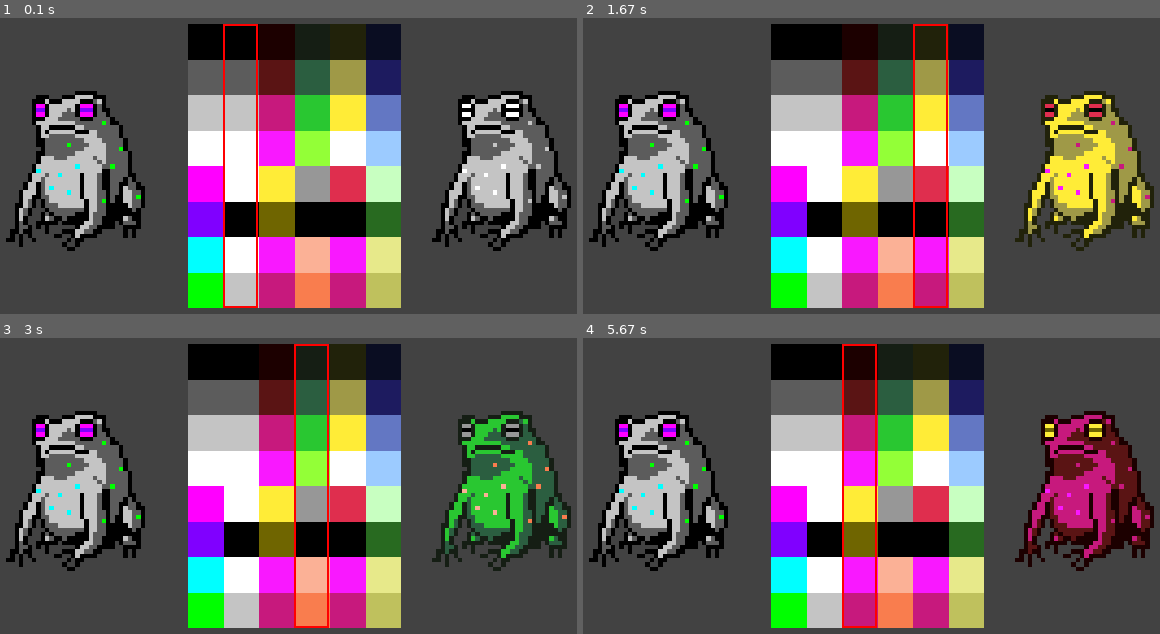
Above: before the commit, frames 1-4 (two rows, left to right).
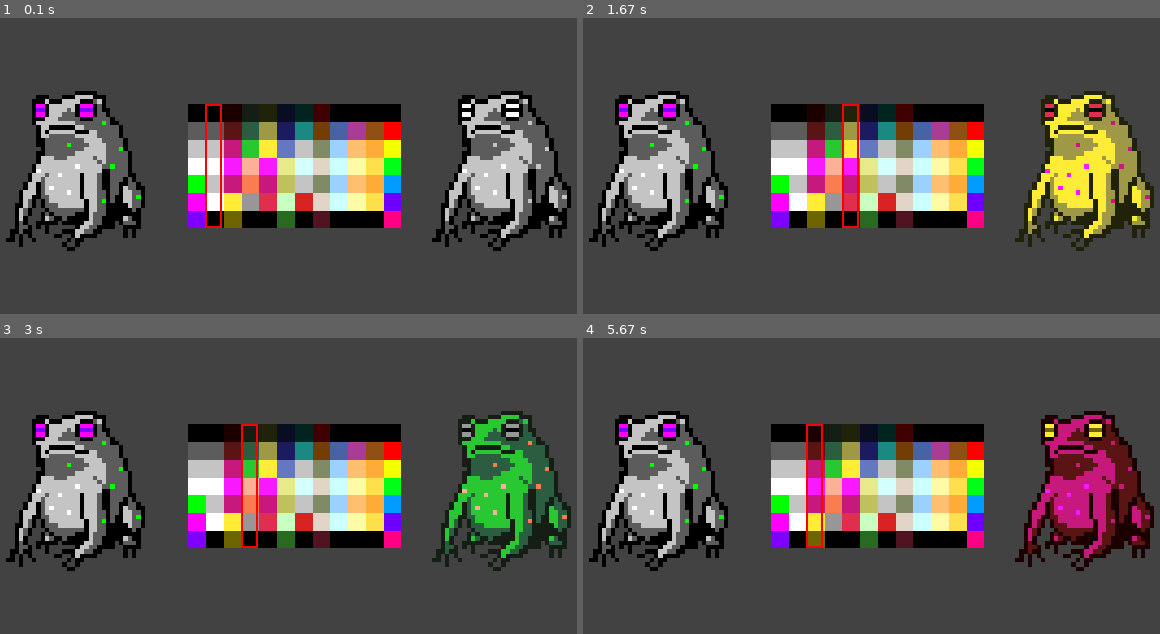
Above: after the commit, the same moments.

Repository: davidpendergast/pygame-utils
Game: pygame game, started from lut.py
The game is run twice, just before and just after one commit, with the same random seed, the same clock (stepped at 60 frames per second) and the same inputs.
Inputs:
- Up to frame 1 (0.1 s): no input
- Up to frame 2 (1.67 s): hold R 0.33-0.8 s; hold Right 0.33-0.8 s; hold Right 0.83-1.3 s; hold Right from 1.33 s (still down)
- Up to frame 3 (3 s): release Right at 1.8 s; hold Left 1.83-2.37 s; hold Left 2.4-2.8 s; hold Right from 2.83 s (still down)
- Up to frame 4 (5.67 s): release Right at 3.47 s; hold Left 3.5-3.97 s; hold Right 4-4.47 s; hold Right 4.5-4.97 s; hold Left 5-5.53 s; hold Left from 5.57 s (still down)

The runs differ from the first frame. In frame 1, 34% of the frame differs, in the area x 6-70%, y 2-98%; in frame 2, 34%; in frame 3, 34%; in frame 4, 34%.

Commit message:
added a caching system for lut.py and made some finishing touches

Diff:
--- a/lut.py
+++ b/lut.py
@@ -1,37 +1,72 @@
 import pygame
-import numpy
+
+try:
+    import numpy  # required for pygame.surfarray stuff
+    _has_numpy = True
+except ImportError:
+    _has_numpy = False
 
 
-def apply_lut(source: pygame.Surface, lut: pygame.Surface, idx: int) -> pygame.Surface:
-    """Generates a new copy of an image with a color lookup table applied.
+_CACHE = {}
+
+
+def apply_lut(source: pygame.Surface, lut: pygame.Surface, idx: int, cache=True) -> pygame.Surface:
+    """Generates a new copy of a surface with a color lookup table applied.
     source: Base image.
     lut: The "lookup table" surface. The first column of pixels should match the colors in the base image, and
-      subsequent columns should contain different mappings for those colors.
+      subsequent columns should contain different re-mappings for those colors.
     idx: Which column of the lookup table to use. If 0, colors will not be changed (since that's the "key column").
+    cache: Whether to cache the result for quick lookup later. Note that this assumes the pixel values in the source
+      and lut surfaces won't change between calls.
     """
-    # return _basic_pygame_lut(source, lut, idx)
-    return _numpy_lut_iterative(source, lut, idx)
+    # this keying system assumes the source and lut's pixel values are static
+    cache_key = (id(source), id(lut), idx) if cache else None
+
+    if cache_key in _CACHE:
+        return _CACHE[cache_key]
+    else:
+        if _has_numpy:
+            res = _numpy_lut_iterative(source, lut, idx)
+        else:
+            res = _basic_pygame_lut(source, lut, idx)
+
+        if cache_key is not None:
+            _CACHE[cache_key] = res
+        return res
 
 
 def _numpy_lut_iterative(source: pygame.Surface, lut: pygame.Surface, idx: int):
-    if (source.get_flags() & pygame.SRCALPHA) != (lut.get_flags() & pygame.SRCALPHA):
-        msg = ("source", "lut") if (source.get_flags() & pygame.SRCALPHA) else ("lut", "source")
-        raise ValueError(f"Source and LUT images must have matching pixel formats ({msg[0]} has per-pixel alpha "
-                         f"and {msg[1]} doesn't).")
+    # translucency isn't supported in lut
+    if lut.get_flags() & pygame.SRCALPHA:
+        lut = lut.convert()
+
+    if source.get_flags() & pygame.SRCALPHA:
+        # preserve source's alpha channel if it has one
+        orig_alpha_array = pygame.surfarray.pixels_alpha(source)
+        source = source.convert()
+    else:
+        orig_alpha_array = None
+
     res = source.copy()
     res_array = pygame.surfarray.pixels2d(res)
-    orig_array = pygame.surfarray.pixels2d(source)
+
+    source_array = pygame.surfarray.pixels2d(source)
     lut_array = pygame.surfarray.pixels2d(lut)
 
-    # one array operation per mapping in the LUT... can we do better?
+    # do the actual color swapping
     for y in range(lut.get_height()):
-        res_array[orig_array == lut_array[0, y]] = lut_array[idx, y]
+        res_array[source_array == lut_array[0, y]] = lut_array[idx, y]
+
+    # restore alpha channel, if necessary
+    if orig_alpha_array is not None:
+        res = res.convert_alpha()
+        res_alpha = pygame.surfarray.pixels_alpha(res)
+        res_alpha[:] = orig_alpha_array
 
     return res
 
 
 def _basic_pygame_lut(source: pygame.Surface, lut: pygame.Surface, idx: int):
-    """Works, but slow"""
     res = source.copy()
 
     table = {}
@@ -55,12 +90,21 @@
     screen = pygame.display.set_mode((640, 480), flags=pygame.RESIZABLE)
     clock = pygame.time.Clock()
 
-    BASE_IMG = pygame.image.load("data/frog_src.png").convert()
-    BASE_IMG.set_colorkey(BASE_IMG.get_at((0, 0)))
+    BASE_IMG: pygame.Surface = None
+    LUT_IMG: pygame.Surface = None
+    LUT_IDX = 1
+    NUM_LUTS = 2
 
-    LUT_IMG = pygame.image.load("data/frog_lut.png").convert()
-    LUT_IDX = 1
-    NUM_LUTS = LUT_IMG.get_width()
+    def load_sample_images():
+        global BASE_IMG, LUT_IMG, LUT_IDX, NUM_LUTS
+        BASE_IMG = pygame.image.load("data/frog_src.png").convert()
+        BASE_IMG.set_colorkey(BASE_IMG.get_at((0, 0)))
+
+        LUT_IMG = pygame.image.load("data/frog_lut.png").convert()
+        NUM_LUTS = LUT_IMG.get_width()
+        LUT_IDX = min(LUT_IDX, NUM_LUTS - 1)
+
+    load_sample_images()
 
     running = True
     last_update_time = pygame.time.get_ticks()
@@ -86,6 +130,9 @@
                     LUT_IDX += 1
                 elif e.key == pygame.K_LEFT:
                     LUT_IDX -= 1
+                elif e.key == pygame.K_r:
+                    print("INFO: reloading images...")
+                    load_sample_images()
 
         LUT_IDX %= NUM_LUTS
         RESULT_IMG = apply_lut(BASE_IMG, LUT_IMG, LUT_IDX)
Binary file changed: data/frog_lut.png
Binary file changed: data/frog_src.png
